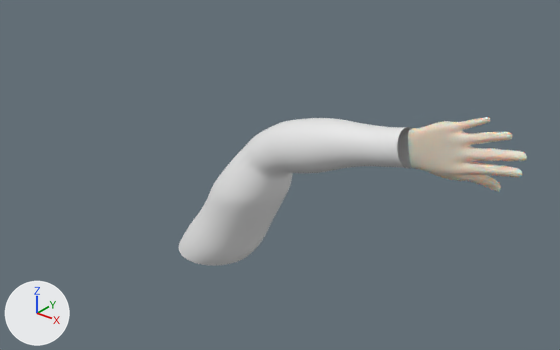
What one commit did to the Blender file Hands.blend.
Camera for both pictures: a 50 mm camera at (3.51, -5.36, 2.58) aimed at (-0.32, -0.57, -0.39). Arrows for +X, +Y and +Z are at lower left; the lights stay in place.

The first picture shows 'Arm', 'Hand'.
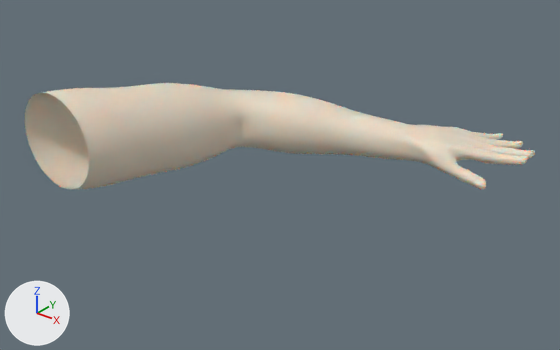
Commit message: Hand's ready.

Pixel boxes [x1, y1, x2, y2] of what changed, in the pictures (560 x 350 px; the box of a moved part takes in the faces that stretch with it):
'Arm', recoloured, surface changed, reshaped, moved, turned
    before: [179, 118, 412, 266]
    after: [25, 83, 535, 189]
'Hand', hidden
    before: [408, 117, 527, 192]
part 1 of me_circle, built on
    before: [394, 127, 412, 168]
    after: [396, 123, 535, 189]
part 2 of me_circle, moved or reshaped
    before: [209, 123, 304, 212]
    after: [155, 83, 279, 168]
part 3 of me_circle, recoloured
    before: [179, 118, 411, 266]
    after: [25, 84, 404, 189]

Patch to the scene script:
```diff
--- a/Hands.blend.py
+++ b/Hands.blend.py
@@ mat_hands @@
 mat_hands = principled_material('Hands')
-mat_hands.base_color = (0.8, 0.712, 0.577)  # white #e7dbc8
+mat_hands.base_color = (0.8, 0.707, 0.564)  # white #e7dbc6
 mat_hands.subsurface_weight = 1.0
-mat_hands.subsurface_scale = 0.1
@@ me_circle @@
 # used by ob_arm; location = (-1.672, 0.0, -1.875); scale = (0.435, 0.435, 0.435)
-me_circle.from_pydata(...)  # 416 vertices, 400 faces; spans x -1.0..5.36, y -1.04..1.04, z 0.0..4.54
+me_circle.from_pydata(...)  # 1214 vertices, 1232 faces; spans x -1.0..7.54, y -1.04..1.04, z 0.0..5.36
+# me_circle part 1: 40 vertices moved from x 4.44..5.29, y -0.4..0.42, z 3.73..4.52 to x 4.44..5.28, y -0.38..0.41, z 3.74..4.5; 16 vertices removed from x 5.13..5.36, y -0.41..0.41, z 3.76..4.54; 846 vertices added at x 5.21..7.54, y -0.36..0.37, z 3.73..5.36
+# me_circle part 2: 39 vertices moved from x 0.3..2.59, y -0.92..0.92, z 2.11..3.69 to x 0.34..2.59, y -0.89..0.89, z 2.11..3.8; 36 vertices removed from x 1.11..2.39, y -0.63..0.63, z 2.67..3.43; 4 vertices added at x 1.31..2.32, y -0.6..0.43, z 2.7..3.33
+# me_circle part 3: 315 faces spanning x -1.0..5.28, y -1.04..1.04, z 0.0..4.5 switch from no material to mat_hands (white #e7dbc6)
+# me_circle part 4: the surface is now shaded smooth
@@ me_cylinder_003 @@
 # used by ob_hand; location = (1.105, -0.005, -0.108); rotation_euler = (1.571, -0.179, 0.0), in degrees (90, -10, 0); scale = (0.322, 0.322, 0.322)
-me_cylinder_003.from_pydata(...)  # 821 vertices, 840 faces; spans x -1.42..1.75, y -0.8..1.38, z -0.71..0.18
+me_cylinder_003.from_pydata(...)  # 846 vertices, 864 faces; spans x -1.42..1.75, y -0.8..1.38, z -0.71..0.18
+# me_cylinder_003 part 5: 812 faces spanning x -1.42..1.75, y -0.8..1.38, z -0.71..0.18 switch from mat_hands_001 (white #e7dbc8) to no material
@@ ob_arm @@
 ob_arm = bpy.data.objects.new('Arm', me_circle)
-ob_arm.location = (-1.672, 0.0, -1.875)
+ob_arm.location = (-1.672, -1.874, 0.0)
+ob_arm.rotation_euler = (-1.571, 0.0, 0.0)  # degrees (-90, 0, 0)
 ob_arm.scale = (0.435, 0.435, 0.435)
@@ ob_hand @@
 _m = ob_hand.modifiers.new('Subdivision', 'SUBSURF')
 _m.render_levels = 4
+ob_hand.hide_set(True)
```
